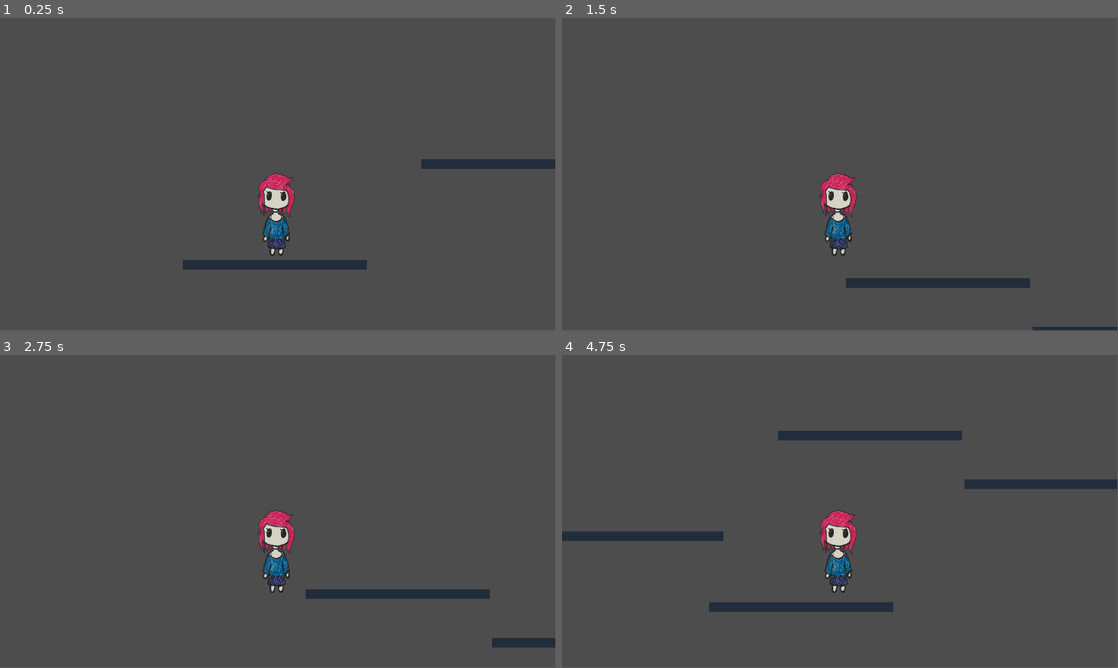
Above: before the commit, frames 1-4 (two rows, left to right).
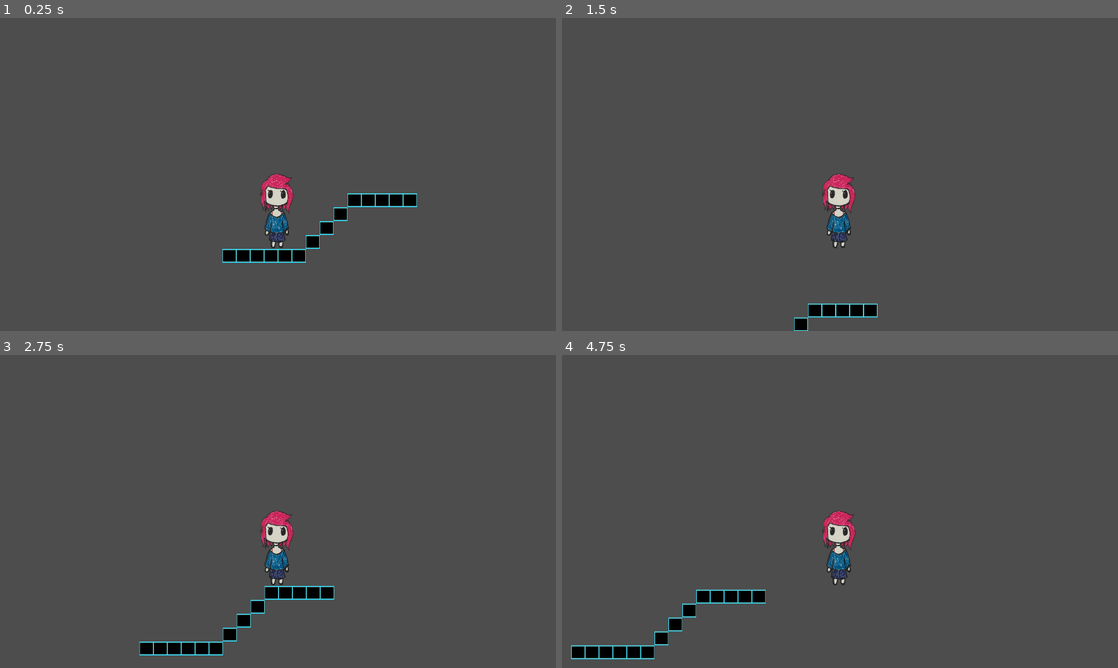
Above: after the commit, the same moments.

Repository: avalynnw/cryptic_dreams
Game: Godot game, scene res://scenes/world.tscn
Two runs of this game, one before a commit and one after it. Both use one fixed random seed, a clock stepped at 60 frames per second and the inputs below.
Inputs:
- Up to frame 1 (0.25 s): no input
- Up to frame 2 (1.5 s): hold D (move_right) from 0.53 s (still down); tap Space (jump) at 0.77 s
- Up to frame 3 (2.75 s): tap Space (jump) at 1.52 s; release D (move_right) at 2.03 s; hold A (move_left) from 2.03 s (still down)
- Up to frame 4 (4.75 s): release A (move_left) at 2.78 s; hold D (move_right) 2.78-4.28 s; tap Space (jump) at 3.02, 3.77, 4.52 s; hold A (move_left) from 4.28 s (still down)
In our replay, the window is 799x449 before the commit and 800x450 after it. These sizes can differ from the game's own. Grey fills any space a smaller window leaves; there, only what the larger window draws over its background counts as a difference.

The runs differ from the first frame. In frame 1, 3.9% of the frame differs, in the area x 32-100%, y 45-81%; in frame 2, 2.7%; in frame 3, 3.5%; in frame 4, 6.1%, in the area x 0-100%, y 24-98%.

Commit message:
added platform sprite

Diff:
--- /dev/null
+++ b/block.tscn
@@ -0,0 +1,18 @@
+[gd_scene load_steps=3 format=3 uid="uid://v48tnfx0m71t"]
+
+[ext_resource type="Texture2D" uid="uid://cwm7d4odgxyxe" path="res://imports/sprites/tiles_trans.png" id="1_ke6wv"]
+
+[sub_resource type="RectangleShape2D" id="RectangleShape2D_y7adk"]
+size = Vector2(32, 32)
+
+[node name="StaticBody2D" type="StaticBody2D"]
+
+[node name="Sprite2D" type="Sprite2D" parent="."]
+position = Vector2(0, -4.76837e-07)
+scale = Vector2(0.333333, 0.695652)
+texture = ExtResource("1_ke6wv")
+region_enabled = true
+region_rect = Rect2(16, 41, 96, 46)
+
+[node name="CollisionShape2D" type="CollisionShape2D" parent="."]
+shape = SubResource("RectangleShape2D_y7adk")
--- a/project.godot
+++ b/project.godot
@@ -15,10 +15,42 @@
 config/features=PackedStringArray("4.3", "GL Compatibility")
 config/icon="res://icon.svg"
 
+[display]
+
+window/size/viewport_width=320
+window/size/viewport_height=180
+window/size/window_width_override=1280
+window/size/window_height_override=720
+
 [editor]
 
 version_control/plugin_name="GitPlugin"
 version_control/autoload_on_startup=true
+
+[importer_defaults]
+
+texture={
+"compress/channel_pack": 0,
+"compress/hdr_compression": 1,
+"compress/high_quality": false,
+"compress/lossy_quality": 0.7,
+"compress/mode": 0,
+"compress/normal_map": 0,
+"detect_3d/compress_to": 1,
+"editor/convert_colors_with_editor_theme": false,
+"editor/scale_with_editor_scale": false,
+"mipmaps/generate": false,
+"mipmaps/limit": -1,
+"process/fix_alpha_border": true,
+"process/hdr_as_srgb": false,
+"process/hdr_clamp_exposure": false,
+"process/normal_map_invert_y": false,
+"process/premult_alpha": false,
+"process/size_limit": 0,
+"roughness/mode": 0,
+"roughness/src_normal": "",
+"svg/scale": 1.0
+}
 
 [input]
 
--- a/scenes/world.tscn
+++ b/scenes/world.tscn
@@ -1,66 +1,51 @@
-[gd_scene load_steps=4 format=3 uid="uid://dd5s3r8wqn4fc"]
+[gd_scene load_steps=3 format=3 uid="uid://dd5s3r8wqn4fc"]
 
 [ext_resource type="PackedScene" uid="uid://ca23sogv3emw8" path="res://scenes/player.tscn" id="1_npnul"]
-
-[sub_resource type="QuadMesh" id="QuadMesh_xsjx4"]
-size = Vector2(500, 20)
-
-[sub_resource type="RectangleShape2D" id="RectangleShape2D_moybb"]
-size = Vector2(382, 20)
+[ext_resource type="PackedScene" uid="uid://v48tnfx0m71t" path="res://block.tscn" id="2_5tivw"]
 
 [node name="World" type="Node2D"]
 
 [node name="Player" parent="." instance=ExtResource("1_npnul")]
-position = Vector2(434, 469)
+position = Vector2(440, 488)
 
-[node name="platform" type="StaticBody2D" parent="."]
-position = Vector2(369, 509)
+[node name="StaticBody2D" parent="." instance=ExtResource("2_5tivw")]
+position = Vector2(328, 496)
 
-[node name="MeshInstance2D" type="MeshInstance2D" parent="platform"]
-modulate = Color(0.133333, 0.176471, 0.235294, 1)
-position = Vector2(59, 0)
-scale = Vector2(0.764, 1)
-mesh = SubResource("QuadMesh_xsjx4")
+[node name="StaticBody2D2" parent="." instance=ExtResource("2_5tivw")]
+position = Vector2(360, 496)
 
-[node name="CollisionShape2D" type="CollisionShape2D" parent="platform"]
-position = Vector2(59, 0)
-shape = SubResource("RectangleShape2D_moybb")
+[node name="StaticBody2D3" parent="." instance=ExtResource("2_5tivw")]
+position = Vector2(424, 496)
 
-[node name="platform2" type="StaticBody2D" parent="."]
-position = Vector2(864, 300)
+[node name="StaticBody2D4" parent="." instance=ExtResource("2_5tivw")]
+position = Vector2(392, 496)
 
-[node name="MeshInstance2D" type="MeshInstance2D" parent="platform2"]
-modulate = Color(0.133333, 0.176471, 0.235294, 1)
-position = Vector2(59, 0)
-scale = Vector2(0.764, 1)
-mesh = SubResource("QuadMesh_xsjx4")
+[node name="StaticBody2D5" parent="." instance=ExtResource("2_5tivw")]
+position = Vector2(456, 496)
 
-[node name="CollisionShape2D" type="CollisionShape2D" parent="platform2"]
-position = Vector2(59, 0)
-shape = SubResource("RectangleShape2D_moybb")
+[node name="StaticBody2D6" parent="." instance=ExtResource("2_5tivw")]
+position = Vector2(744, 368)
 
-[node name="platform3" type="StaticBody2D" parent="."]
-position = Vector2(1251, 401)
+[node name="StaticBody2D7" parent="." instance=ExtResource("2_5tivw")]
+position = Vector2(488, 496)
 
-[node name="MeshInstance2D" type="MeshInstance2D" parent="platform3"]
-modulate = Color(0.133333, 0.176471, 0.235294, 1)
-position = Vector2(59, 0)
-scale = Vector2(0.764, 1)
-mesh = SubResource("QuadMesh_xsjx4")
+[node name="StaticBody2D8" parent="." instance=ExtResource("2_5tivw")]
+position = Vector2(520, 464)
 
-[node name="CollisionShape2D" type="CollisionShape2D" parent="platform3"]
-position = Vector2(59, 0)
-shape = SubResource("RectangleShape2D_moybb")
+[node name="StaticBody2D9" parent="." instance=ExtResource("2_5tivw")]
+position = Vector2(680, 368)
 
-[node name="platform4" type="StaticBody2D" parent="."]
-position = Vector2(721, 656)
+[node name="StaticBody2D10" parent="." instance=ExtResource("2_5tivw")]
+position = Vector2(552, 432)
 
-[node name="MeshInstance2D" type="MeshInstance2D" parent="platform4"]
-modulate = Color(0.133333, 0.176471, 0.235294, 1)
-position = Vector2(59, 0)
-scale = Vector2(0.764, 1)
-mesh = SubResource("QuadMesh_xsjx4")
+[node name="StaticBody2D11" parent="." instance=ExtResource("2_5tivw")]
+position = Vector2(584, 400)
 
-[node name="CollisionShape2D" type="CollisionShape2D" parent="platform4"]
-position = Vector2(59, 0)
-shape = SubResource("RectangleShape2D_moybb")
+[node name="StaticBody2D12" parent="." instance=ExtResource("2_5tivw")]
+position = Vector2(648, 368)
+
+[node name="StaticBody2D13" parent="." instance=ExtResource("2_5tivw")]
+position = Vector2(712, 368)
+
+[node name="StaticBody2D14" parent="." instance=ExtResource("2_5tivw")]
+position = Vector2(616, 368)
Binary file added: imports/sprites/tiles_trans.png
Not shown, added: imports/sprites/tiles_trans.png.import
Not shown, changed: imports/.DS_Store
Not shown, added: imports/sprites/.DS_Store
